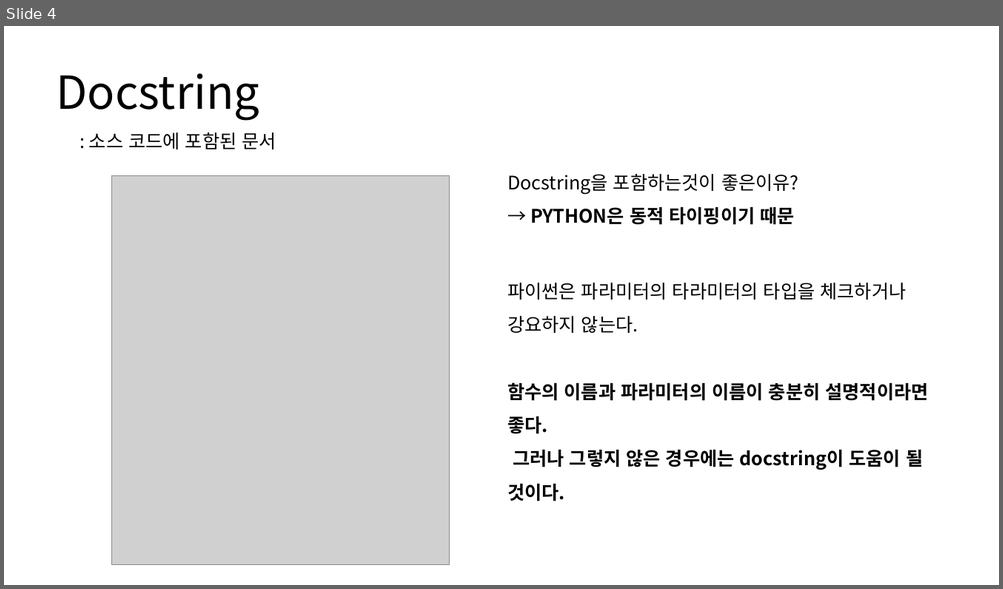
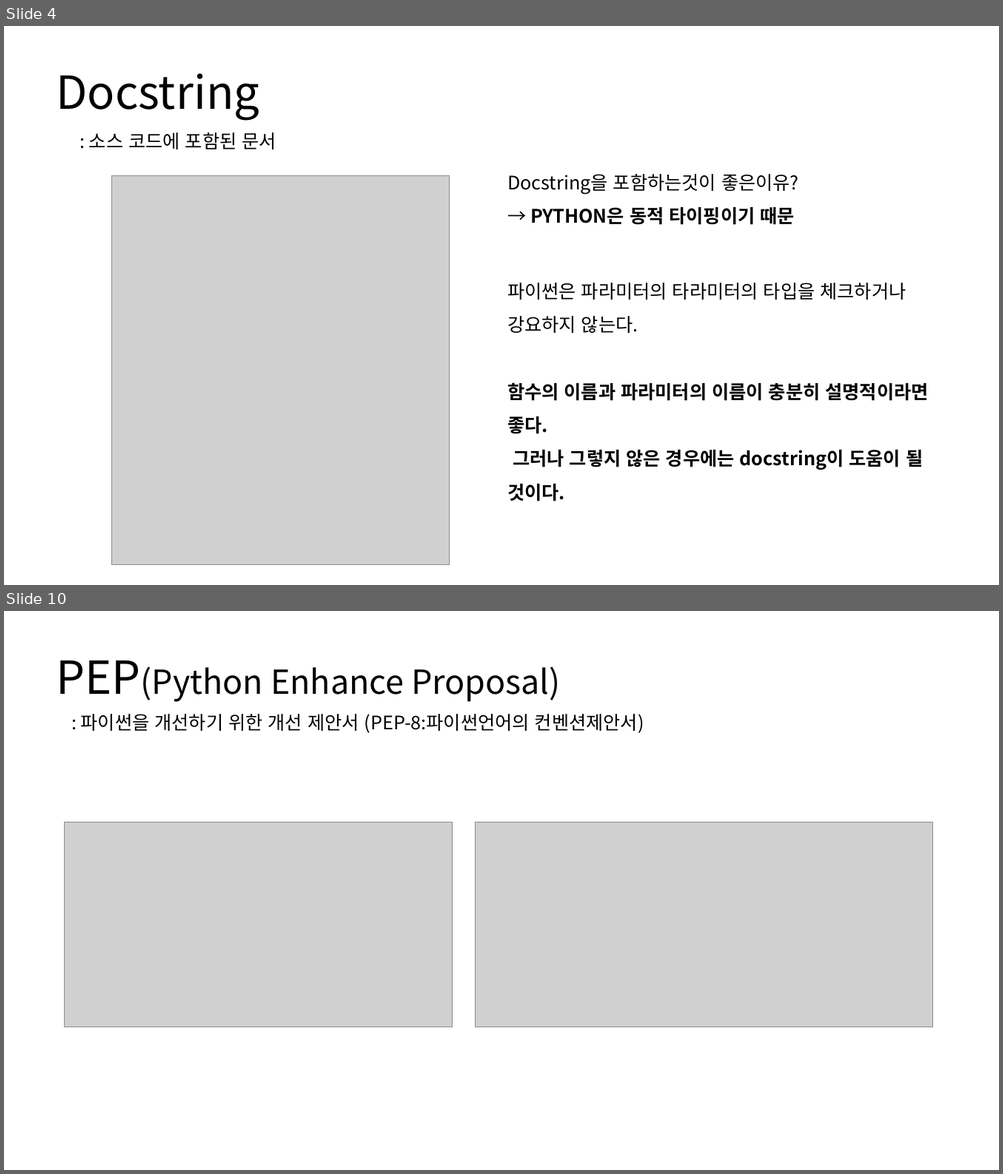
Before and after one commit to JONGSKY/Read-and-Write, a slide deck: chapter_1_소개, 코드 포매팅과 도구/1장_소개자료.pptx. Shown one above the other, each under a label of ours: slide 4 before the commit, slides 4 and 10 after it; the slides between them are not shown. The pictures are 1003x589 and 1003x1174 pixels, drawn with LibreOffice and Linux fonts; fonts in the diff are those of the drawing; grey boxes stand for pictures. Boxes give left, top, right and bottom in pixels: in the first picture for what was removed or moved away, otherwise in the second. Text is boxed around its words. In the diff, an @@ line names an element or a change of style, - is before the commit and + after.

```diff
--- a/chapter_1_소개, 코드 포매팅과 도구/1장_소개자료.pptx
+++ b/chapter_1_소개, 코드 포매팅과 도구/1장_소개자료.pptx
@@ slide 10 added at (4,611,999,1170), background #FFFFFF @@
@@ text added at (56,661,560,702), 32 pt, text #000000 @@
+PEP(Python Enhance Proposal)
@@ text added at (81,714,644,733), 18 pt, text #000000 @@
+: 파이썬을 개선하기 위한 개선 제안서 (PEP-8:파이썬언어의 컨벤션제안서)
@@ picture added at (65,823,453,1028) @@
@@ picture added at (475,823,932,1028) @@
```
Also in this commit, not shown: 5 slides changed, 1 other slide added, 1 slide removed, 2 other files.
